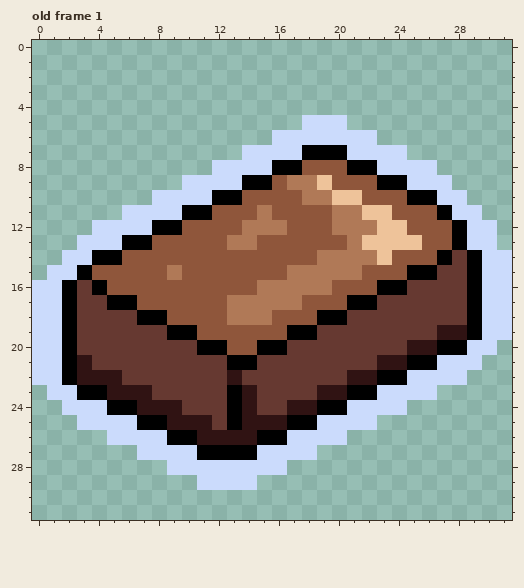
Two states of a pixel-art file, Assets/Facilities/SmeltingStation/SmeltingItemsIcons.aseprite. This is how it looked before the edit.
32x32 pixels, 1 frame. Shown: old frame 1. The commit also changed other frames, which this record leaves out.
Now the later version:
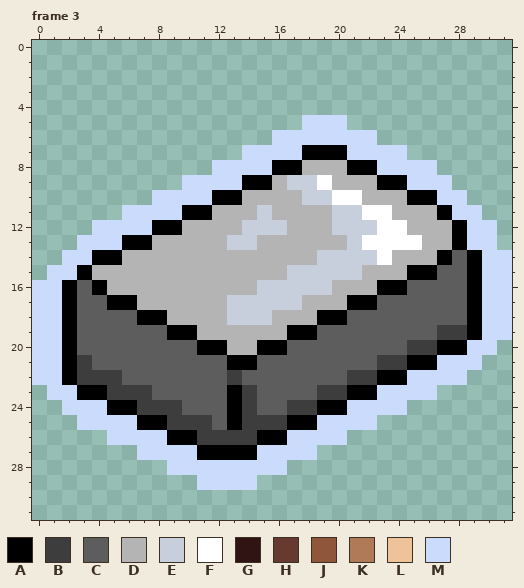
Palette (. is transparent): A #000000  B #3d3d3d  C #5d5d5d  D #b4b4b4  E #c7cfdd  F #ffffff  G #301313  H #663931  J #8f563b  K #b07957  L #eec39a  M #cbdbfc
A new or re-ordered frame is compared with the old frame closest to it.
Edits made:
frames 1 -> 3
Frame 3 is new; against old frame 1:
Colour G becomes colour B in row 19 at x 27 to 28; in row 20 at x 25 to 26; in row 21 at x 3 and 23 to 24; in row 22 at x 3 to 5, 13 and 21 to 22; in row 23 at x 5 to 7, 14 and 19 to 20; in row 24 at x 7 to 9, 14 and 17 to 18.
Colour G becomes colour B in row 25 at x 9 to 11 and 14 to 16; in row 26 at x 11 to 14.
Colour H becomes colour C in row 14 at x 28; in row 15 at x 27 to 28; in row 16 at x 3 and 25 to 28; in row 17 at x 3 to 4 and 23 to 28; in row 18 at x 3 to 6 and 21 to 28; in row 19 at x 3 to 8 and 19 to 26.
Colour H becomes colour C in row 20 at x 3 to 10 and 17 to 24; in row 21 at x 4 to 12 and 15 to 22; in row 22 at x 6 to 12 and 14 to 20; in row 23 at x 8 to 12 and 15 to 18; in row 24 at x 10 to 12 and 15 to 16; in row 25 at x 12.
Colour J becomes colour D in row 8 at x 18 to 20; in row 9 at x 16 and 20 to 22; in row 10 at x 14 to 17 and 22 to 24; in row 11 at x 12 to 14, 16 to 19 and 24 to 26; in row 12 at x 10 to 13, 17 to 19 and 25 to 27; in row 13 at x 8 to 12, 15 to 20 and 26 to 27.
Colour J becomes colour D in row 14 at x 6 to 18 and 24 to 26; in row 15 at x 4 to 8, 10 to 16 and 22 to 24; in row 16 at x 5 to 14 and 20 to 22; in row 17 at x 7 to 12 and 18 to 20; in row 18 at x 9 to 12 and 16 to 18; in row 19 at x 11 to 16.
Colour J becomes colour D in row 20 at x 13 to 14.
Colour K becomes colour D in row 15 at x 9.
Colour K becomes colour E in row 9 at x 17 to 18; in row 10 at x 18 to 19; in row 11 at x 15 and 20 to 21; in row 12 at x 14 to 16 and 20 to 22; in row 13 at x 13 to 14 and 21; in row 14 at x 19 to 22.
Colour K becomes colour E in row 15 at x 17 to 21; in row 16 at x 15 to 19; in row 17 at x 13 to 17; in row 18 at x 13 to 15.
Colour L becomes colour F in row 9 at x 19; in row 10 at x 20 to 21; in row 11 at x 22 to 23; in row 12 at x 23 to 24; in row 13 at x 22 to 25; in row 14 at x 23.
Where, in picture pixels (left, top, right, bottom), the same in both pictures:
changed: (77, 160, 467, 445)
